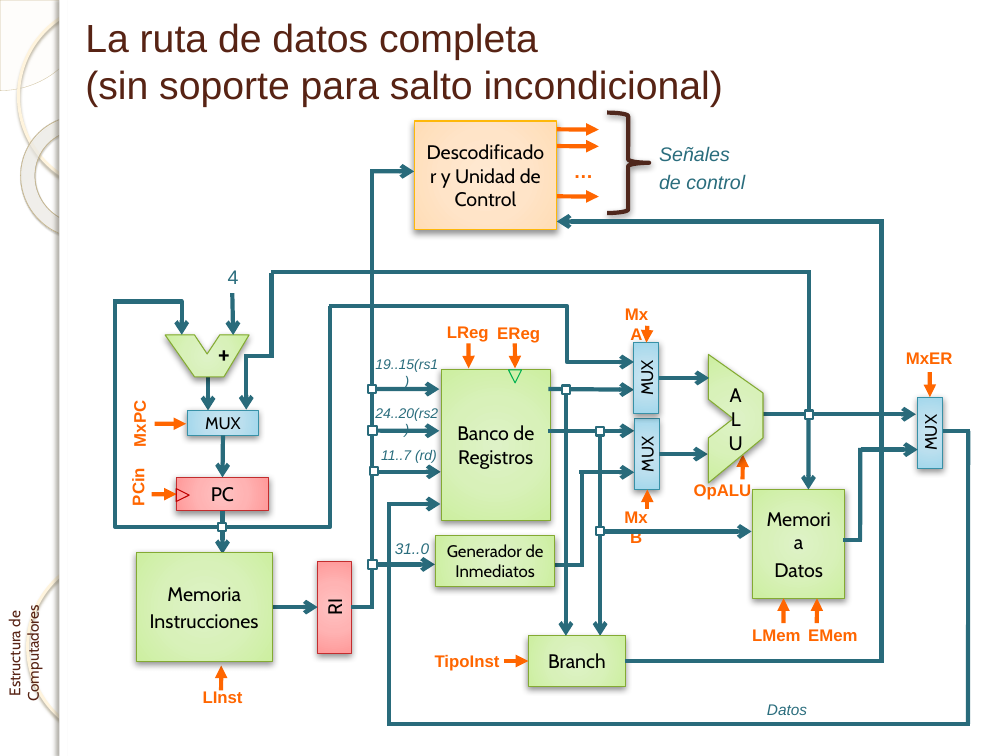
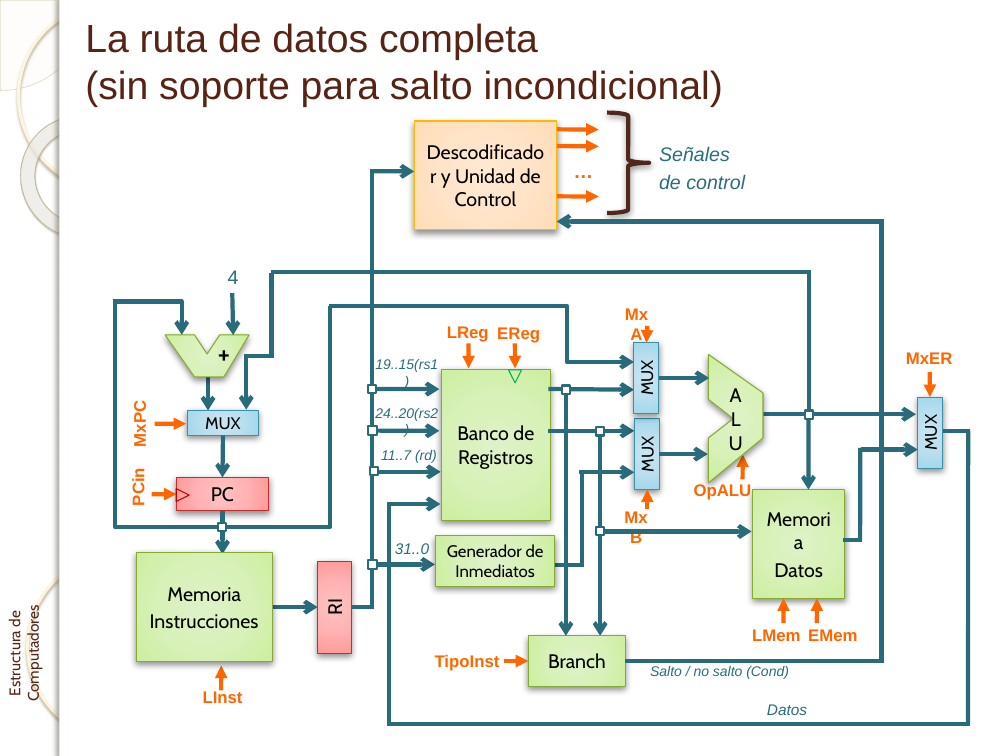
Before and after one commit to enriquesquintana/ETC, a slide deck: slide 65 of ETC_RISCV/Teoría/Tema 1. El procesador_RISCV.pptx. Drawn at 1008x756 pixels with LibreOffice and Linux fonts; fonts in the diff are those of the drawing; background and template pictures are left out. Boxes give left, top, right and bottom in pixels: in the first picture for what was removed or moved away, otherwise in the second. Text is boxed around its words. In the diff, an @@ line names an element or a change of style, - is before the commit and + after.

```diff
--- a/ETC_RISCV/Teoría/Tema 1. El procesador_RISCV.pptx
+++ b/ETC_RISCV/Teoría/Tema 1. El procesador_RISCV.pptx
@@ text added at box(650, 666, 789, 679), 10 pt, text #2A6D7D, italic @@
+Salto / no salto (Cond)
```
Also in this commit, not shown: 6 other slides changed.
